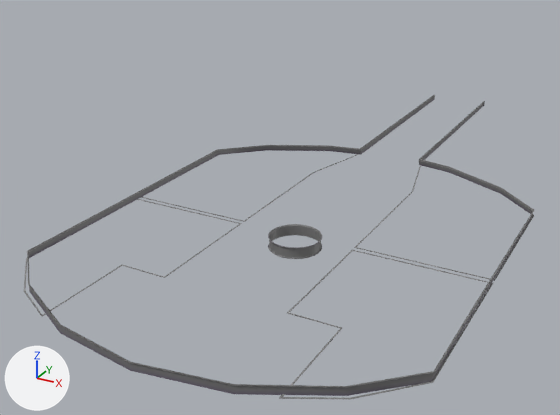
Renders of the FBX model Assets/Art/Environment/Ship/Trim/Trim.fbx from each side of a commit.
One viewpoint serves both versions: a camera (50 mm lens) standing at (11.2, -21.4, 13.6) and looking at (-1.8, 2.3, 1.7). Every picture has the same lights, and +X, +Y and +Z are marked at lower left. Where no turn or scale is listed for an object, it has been applied to the vertices.

In view in the first picture: 'Trimmings'.
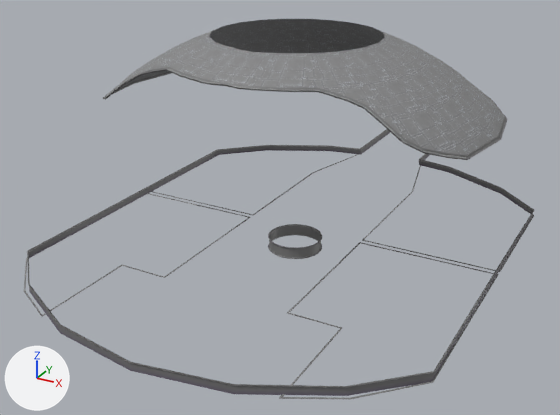
Where the newer file only moved an object's origin or applied its transform, the numbers keep the older frame.

Where the change shows, as pixel boxes [x1, y1, x2, y2] in the pictures (560 x 415 px; the box of a moved part takes in the faces that stretch with it):
```json
{"object": "Trimmings", "change": "reshaped", "before": [24, 95, 534, 399], "after": [24, 19, 534, 399], "on screen": "25% taller"}
{"part": 1, "of": "me_mesh", "change": "added", "after": [103, 19, 508, 160]}
{"part": 2, "of": "me_mesh", "change": "moved or reshaped", "before": [26, 170, 534, 382], "after": [26, 170, 534, 382]}
```

The change, as JSON lines over the scene's bpy script:
```json
{"op": "add", "block": "img_metalpatch_basecolor_png", "code": ["img_metalpatch_basecolor_png = load_image('MetalPatch_basecolor.png', 'MetalPatch/MetalPatch_basecolor.png', 512, 512, 'sRGB')"]}
{"op": "add", "block": "mat_metalpatch", "code": ["mat_metalpatch = bpy.data.materials.new('MetalPatch')", "# uses the picture img_metalpatch_basecolor_png"]}
{"block": "me_mesh", "where": "# used by ob_trimmings; location = (0.0, 4.99, 1.83)"}
{"op": "remove", "block": "me_mesh", "code": "me_mesh.from_pydata(...)  # 380 vertices, 309 faces; spans x -6.9..6.9, y -13.9..13.9, z -0.3..0.3"}
{"op": "add", "block": "me_mesh", "code": "me_mesh.from_pydata(...)  # 870 vertices, 741 faces; spans x -6.9..6.9, y -13.9..13.9, z -0.3..7.0"}
{"block": "me_mesh", "change": "me_mesh part 1: a new loose piece of 490 vertices spanning x -6.6..6.6, y -9.2..1.6, z 4.6..7.0"}
{"block": "me_mesh", "change": "me_mesh part 2"}
{"block": "me_mesh", "change": "6 vertices are removed from x -6.8..6.8, y -5.0, z 0.1"}
{"block": "me_mesh", "change": "14 faces are deleted"}
{"block": "me_mesh", "change": "18 vertices in x -6.8..6.8, y -5.0..-4.8, z 0.1 move by (0.0, 0.6, 0.0)"}
{"block": "me_mesh", "change": "8 vertices in x -6.8..6.8, y -5.1, z 0.1 move by (0.0, 0.7, 0.0)"}
{"block": "me_mesh", "change": "6 vertices are added at (2.1, -4.4, 0.1), (6.8, -4.4, 0.1), (-2.1, -4.4, 0.1), (-6.8, -4.4, 0.1), (6.8, -4.4, 0.1), (-6.8, -4.4, 0.1)"}
{"block": "me_mesh", "change": "14 new faces join them, mat_trimmington (picture img_shiptrim1_png)"}
{"op": "add", "block": "me_mesh", "code": "me_mesh.materials.append(mat_metalpatch)"}
```
